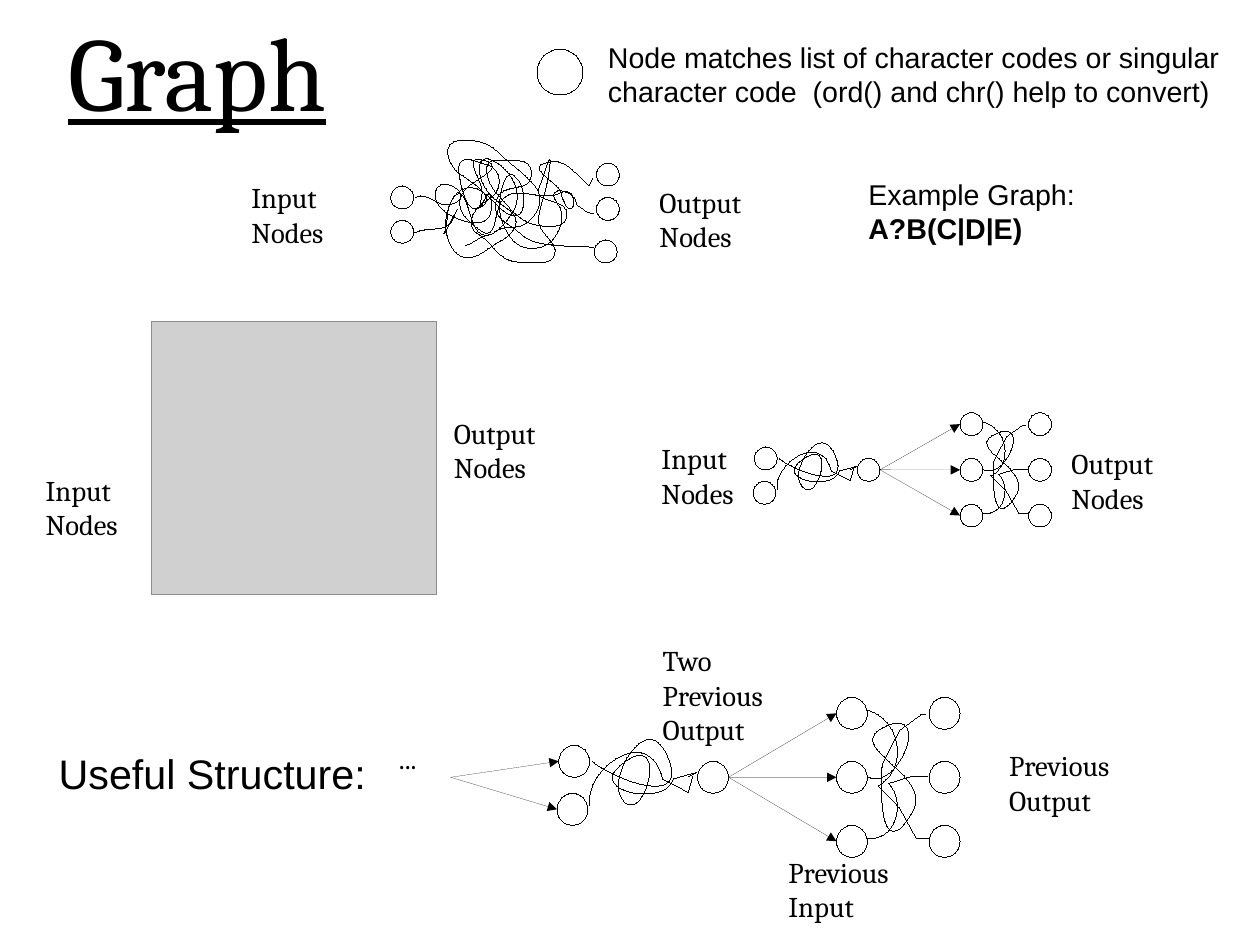
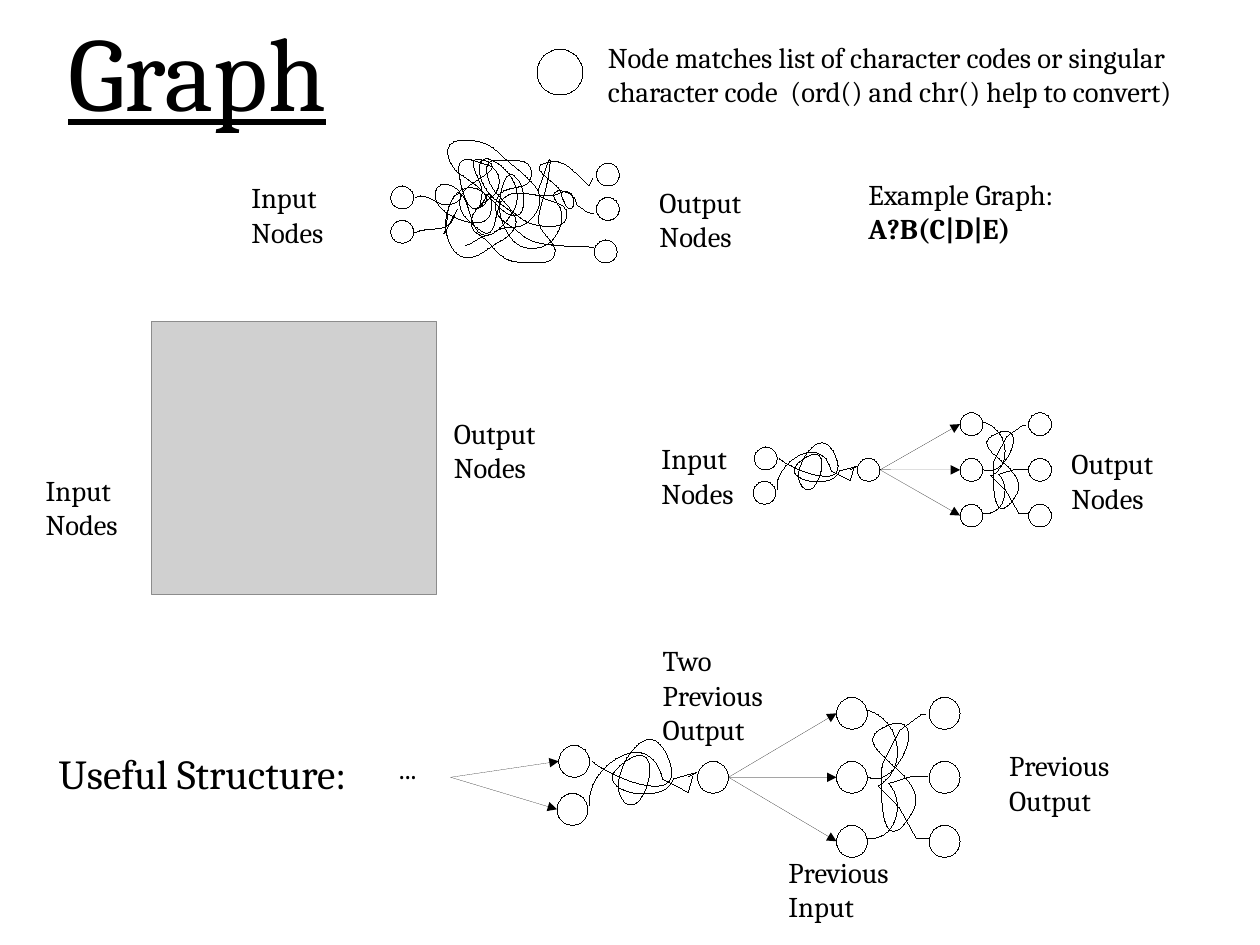
Before and after one commit to george-miller/regex, a slide deck: slide 4 of documents/presentation.odp. Drawn at 1260x945 pixels with LibreOffice and Linux fonts; fonts in the diff are those of the drawing; grey boxes stand for pictures. Boxes give left, top, right and bottom in pixels: in the first picture for what was removed or moved away, otherwise in the second. Text is boxed around its words. In the diff, an @@ line names an element or a change of style, - is before the commit and + after.

Commit message:
Changing presentation to bitstream character

```diff
--- a/documents/presentation.odp
+++ b/documents/presentation.odp
@@ font Arial to Cambria in 3 elements at (x1=868, y1=185, x2=1053, y2=244), (x1=59, y1=759, x2=346, y2=790), (x1=608, y1=47, x2=1172, y2=108) @@
@@ text "..." moved from (x1=388, y1=736, x2=450, y2=826) to (x1=388, y1=745, x2=450, y2=835) @@
```
Also in this commit, not shown: 1 other slide changed, 1 other file.
